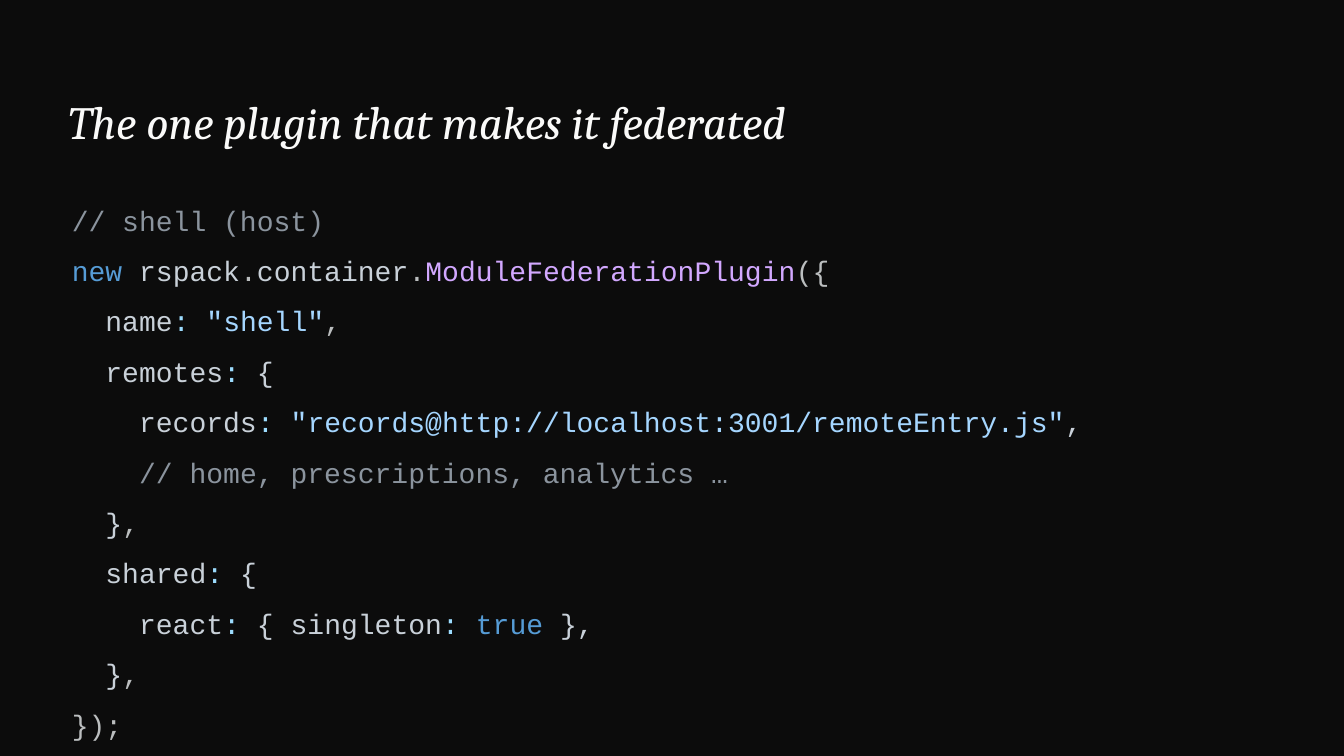
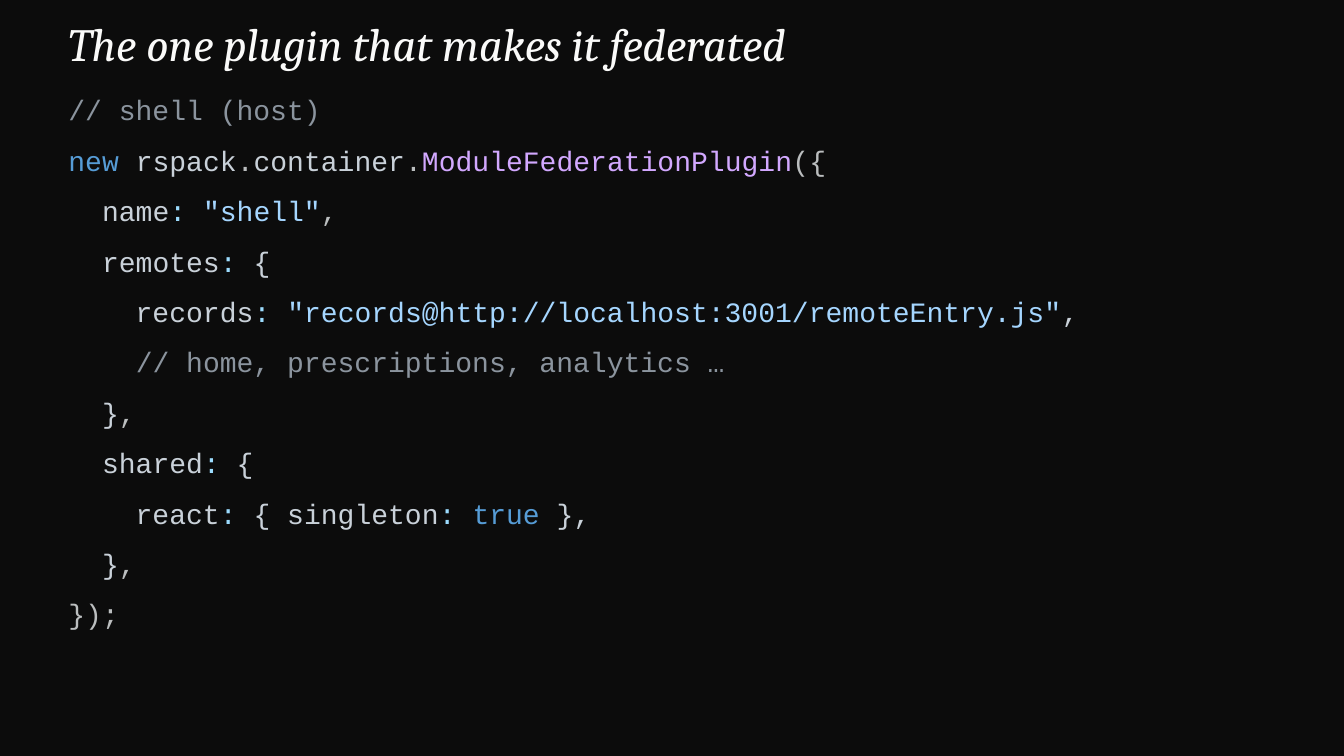
Before and after one commit to devlinduldulao/module-federation-demo, a slide deck: slide 22 of presentation/module-federation.pptx (slide 25 before the commit). Drawn at 1344x756 pixels with LibreOffice and Linux fonts; fonts in the diff are those of the drawing. Boxes give left, top, right and bottom in pixels: in the first picture for what was removed or moved away, otherwise in the second. Text is boxed around its words. In the diff, an @@ line names an element or a change of style, - is before the commit and + after.

```diff
--- a/presentation/module-federation.pptx
+++ b/presentation/module-federation.pptx
@@ text "The one plugin that makes ...": place and size @@
-text "The one plugin that makes ..." at [68,106,786,149]
+text "The one plugin that makes ..." at [68,28,786,71]
@@ text "// shell (host)": place and size @@
-text "// shell (host)" at [72,211,1082,640]
+text "// shell (host)" at [68,101,1078,530]
```
Also in this commit, not shown: 11 other slides changed, 6 slides removed, 25 other files.
